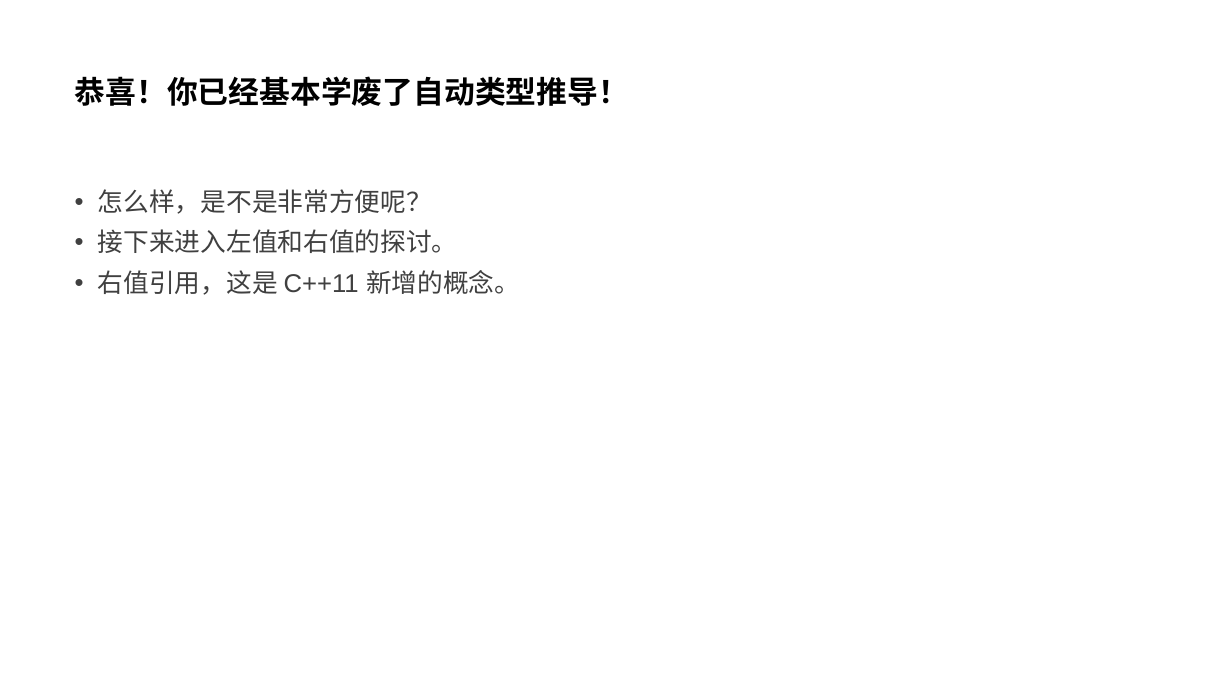
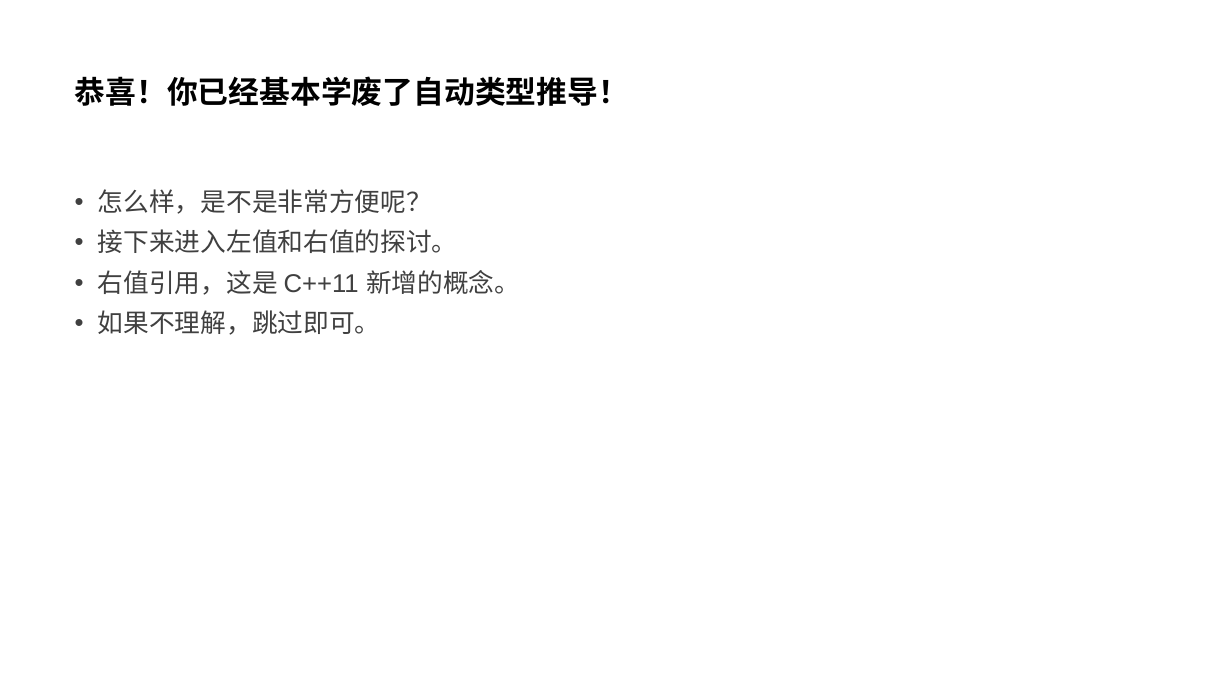
Before and after one commit to parallel101/course, a slide deck: slide 12 of 03/slides.pptx. Drawn at 1232x693 pixels with LibreOffice and Linux fonts; fonts in the diff are those of the drawing. Boxes give left, top, right and bottom in pixels: in the first picture for what was removed or moved away, otherwise in the second. Text is boxed around its words. In the diff, an @@ line names an element or a change of style, - is before the commit and + after.

```diff
--- a/03/slides.pptx
+++ b/03/slides.pptx
@@ text at (98, 310, 381, 335): paragraph added @@
+• 如果不理解，跳过即可。
```
Also in this commit, not shown: 2 other slides changed, 4 other files.
